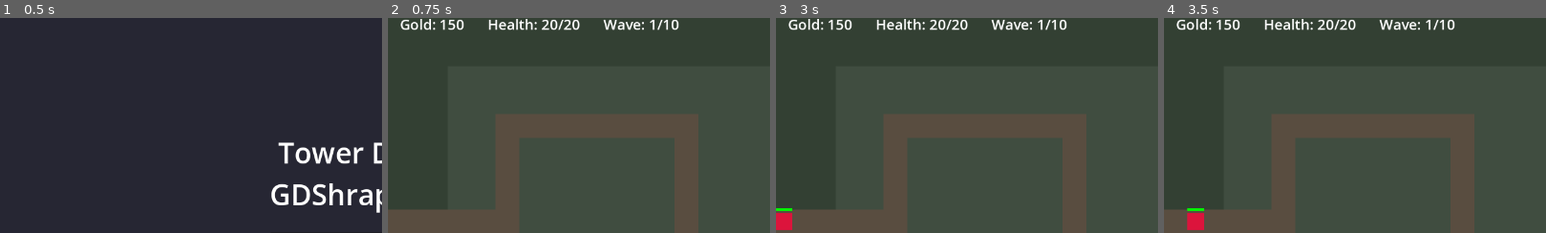
Above: before the commit, frames 1-4 (left to right).
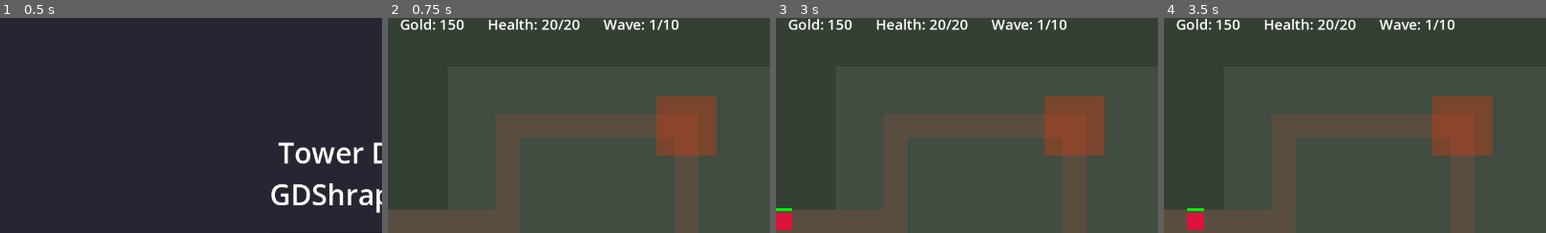
Above: after the commit, the same moments.

Repository: elamaunt/GDShrapt-Demo
Game: Godot game, scene res://src/scenes/main_menu.tscn
Two runs of this game, one before a commit and one after it. Both use one fixed random seed, a clock stepped at 60 frames per second and the inputs below.
Inputs:
- Up to frame 1 (0.5 s): no input
- Up to frame 2 (0.75 s): click "Play" at 0.5 s
- Up to frame 3 (3 s): click "Start Wave 1" at 1.25 s; click "Basic $50" at 2 s; click "Sniper $100" at 2.75 s
- Up to frame 4 (3.5 s): no input
The pictures show only the part of the screen within x 0-50%, y 3-53%; the shares and areas given below are measured in that part.

Frame 1 is identical in both runs. In frame 2, 4.3% of the frame differs, in the area x 70-86%, y 36-64%; in frame 3, 4.3%; in frame 4, 4.3%.

Commit message:
Added more usage

Diff:
--- a/src/entities/enemies/enemy_basic.gd
+++ b/src/entities/enemies/enemy_basic.gd
@@ -39,7 +39,7 @@
 
 # === Override with Full Typing ===
 
-func take_damage(amount: int) -> void:
+func take_damage(amount: int = 1) -> void:
 	var actual_damage: int = _calculate_damage(amount)
 	super.take_damage(actual_damage)
 	_flash_damage()
--- a/src/entities/enemies/enemy_fast.gd
+++ b/src/entities/enemies/enemy_fast.gd
@@ -34,7 +34,7 @@
 
 
 # Method without type annotations
-func take_damage(amount):
+func take_damage(amount = 1):
 	if _try_dodge():
 		_show_dodge_effect()
 		return
--- a/src/entities/enemies/enemy_tank.gd
+++ b/src/entities/enemies/enemy_tank.gd
@@ -65,7 +65,7 @@
 		shield = mini(shield + shield_regen_rate, max_shield)
 
 
-func take_damage(amount: int) -> void:
+func take_damage(amount: int = 1) -> void:
 	var final_damage: int = _apply_damage_reduction(amount)
 	final_damage = _apply_shield(final_damage)
 
@@ -164,3 +164,14 @@
 
 func _ability_shield_burst() -> void:
 	shield = max_shield * 2
+
+
+func apply_poison(duration: float = 5.0) -> void:
+	var poison_timer = get_node_or_null("PoisonTimer")
+	if poison_timer:
+		poison_timer.wait_time = 1.0
+		poison_timer.timeout.connect(take_damage)
+		poison_timer.start()
+		get_tree().create_timer(duration).timeout.connect(
+			func(): if is_instance_valid(self) and poison_timer: poison_timer.stop()
+		)
--- a/src/entities/entity.gd
+++ b/src/entities/entity.gd
@@ -51,7 +51,7 @@
 
 # === Public Methods (interface for Damageable) ===
 
-func take_damage(amount: int) -> void:
+func take_damage(amount: int = 1) -> void:
 	_current_health -= amount
 	_on_damaged(amount)
 
--- a/src/scenes/enemies/enemy_tank.tscn
+++ b/src/scenes/enemies/enemy_tank.tscn
@@ -31,3 +31,9 @@
 offset_right = 40.0
 offset_bottom = 4.0
 color = Color(0, 0.501961, 0, 1)
+
+[node name="PoisonTimer" type="Timer" parent="."]
+wait_time = 1.0
+autostart = false
+
+[connection signal="timeout" from="PoisonTimer" to="." method="take_damage"]
--- a/src/scenes/game.tscn
+++ b/src/scenes/game.tscn
@@ -1,9 +1,10 @@
-[gd_scene load_steps=6 format=3 uid="uid://c2scene_game"]
+[gd_scene load_steps=7 format=3 uid="uid://c2scene_game"]
 
 [ext_resource type="Script" path="res://src/ui/game_controller.gd" id="1_controller"]
 [ext_resource type="Script" path="res://src/systems/enemy_spawner.gd" id="2_spawner"]
 [ext_resource type="Script" path="res://src/systems/tower_placer.gd" id="3_placer"]
 [ext_resource type="Script" path="res://src/ui/hud.gd" id="4_hud"]
+[ext_resource type="PackedScene" path="res://src/scenes/systems/damage_zone.tscn" id="5_damage_zone"]
 
 [sub_resource type="Curve2D" id="Curve2D_path"]
 _data = {
@@ -29,6 +30,12 @@
 points = PackedVector2Array(0, 360, 200, 360, 200, 200, 500, 200, 500, 500, 800, 500, 800, 300, 1100, 300, 1100, 360, 1280, 360)
 width = 40.0
 default_color = Color(0.35, 0.3, 0.25, 1)
+
+[node name="DamageZone" parent="." instance=ExtResource("5_damage_zone")]
+position = Vector2(500, 200)
+damage_per_tick = 5
+zone_size = Vector2(100, 100)
+zone_color = Color(1, 0.2, 0, 0.3)
 
 [node name="EnemyPath" type="Path2D" parent="."]
 curve = SubResource("Curve2D_path")
--- a/src/scenes/projectiles/projectile_aoe.tscn
+++ b/src/scenes/projectiles/projectile_aoe.tscn
@@ -1,9 +1,8 @@
-[gd_scene load_steps=3 format=3 uid="uid://c2projectile_aoe"]
+[gd_scene load_steps=3 format=3 uid="uid://bxwn63gf3o0ep"]
 
-[ext_resource type="Script" path="res://src/entities/projectiles/projectile_aoe.gd" id="1_script"]
+[ext_resource type="Script" uid="uid://ditjgtjkqkxo" path="res://src/entities/projectiles/projectile_aoe.gd" id="1_script"]
 
 [sub_resource type="CircleShape2D" id="CircleShape2D_aoe"]
-radius = 10.0
 
 [node name="ProjectileAOE" type="Area2D"]
 collision_layer = 8
--- /dev/null
+++ b/src/scenes/systems/damage_zone.tscn
@@ -0,0 +1,25 @@
+[gd_scene load_steps=3 format=3 uid="uid://dmgzone01"]
+
+[ext_resource type="Script" path="res://src/systems/damage_zone.gd" id="1_script"]
+
+[sub_resource type="RectangleShape2D" id="RectangleShape2D_zone"]
+size = Vector2(80, 80)
+
+[node name="DamageZone" type="Area2D"]
+collision_layer = 0
+collision_mask = 2
+script = ExtResource("1_script")
+
+[node name="ZoneVisual" type="ColorRect" parent="."]
+offset_left = -40.0
+offset_top = -40.0
+offset_right = 40.0
+offset_bottom = 40.0
+color = Color(1, 0.3, 0, 0.3)
+
+[node name="CollisionShape2D" type="CollisionShape2D" parent="."]
+shape = SubResource("RectangleShape2D_zone")
+
+[node name="TickTimer" type="Timer" parent="."]
+wait_time = 0.5
+autostart = true
--- /dev/null
+++ b/src/systems/damage_zone.gd
@@ -0,0 +1,66 @@
+## Environmental damage zone (lava, spikes, poison pool).
+## Demonstrates: untyped arrays, duck-typed method calls on mixed entity types.
+class_name DamageZone
+extends Area2D
+
+
+@export var damage_per_tick: int = 5
+@export var tick_interval: float = 0.5
+@export var zone_size: Vector2 = Vector2(80, 80)
+@export var zone_color: Color = Color(1.0, 0.3, 0.0, 0.3)
+
+
+signal zone_damage_applied(amount)
+
+
+# Untyped array — stores mixed entity types (EnemyBasic, EnemyFast, EnemyTank, etc.)
+var affected_entities = []
+
+
+@onready var tick_timer: Timer = $TickTimer
+@onready var zone_visual: ColorRect = $ZoneVisual
+
+
+func _ready() -> void:
+	area_entered.connect(_on_area_entered)
+	area_exited.connect(_on_area_exited)
+	_setup_timer()
+	_setup_visual()
+
+
+func _setup_timer() -> void:
+	if tick_timer:
+		tick_timer.wait_time = tick_interval
+		tick_timer.timeout.connect(_on_tick)
+		tick_timer.start()
+
+
+func _setup_visual() -> void:
+	if zone_visual:
+		zone_visual.color = zone_color
+		zone_visual.size = zone_size
+		zone_visual.position = -zone_size / 2
+
+
+func _on_area_entered(area) -> void:
+	if area not in affected_entities:
+		affected_entities.append(area)
+
+
+func _on_area_exited(area) -> void:
+	affected_entities.erase(area)
+
+
+func _on_tick() -> void:
+	affected_entities = affected_entities.filter(
+		func(e): return is_instance_valid(e)
+	)
+
+	for entity in affected_entities:
+		if entity.has_method("take_damage"):
+			entity.take_damage(damage_per_tick)
+			zone_damage_applied.emit(damage_per_tick)
+
+
+func get_entity_count():
+	return affected_entities.size()
Not shown, added: src/systems/damage_zone.gd.uid
